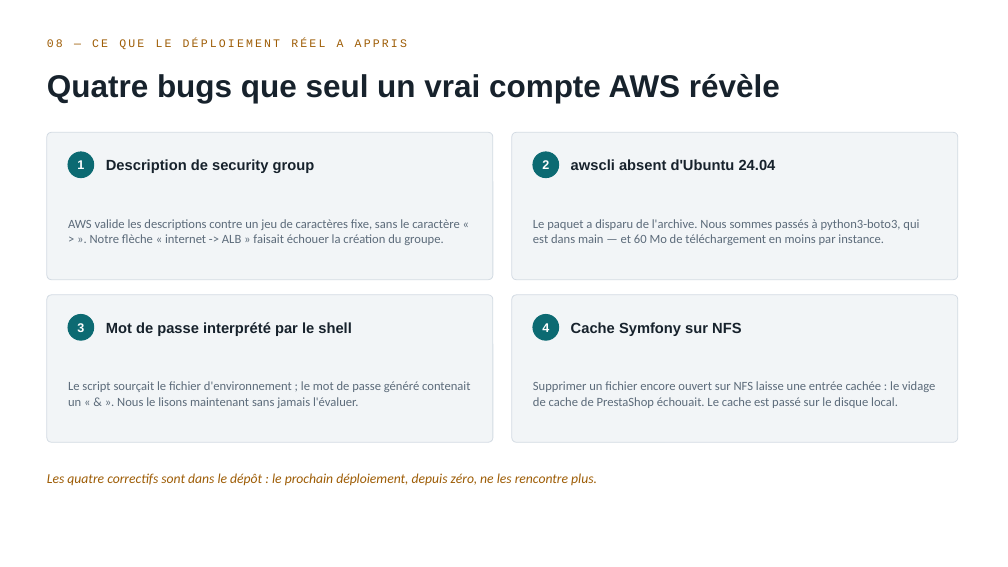
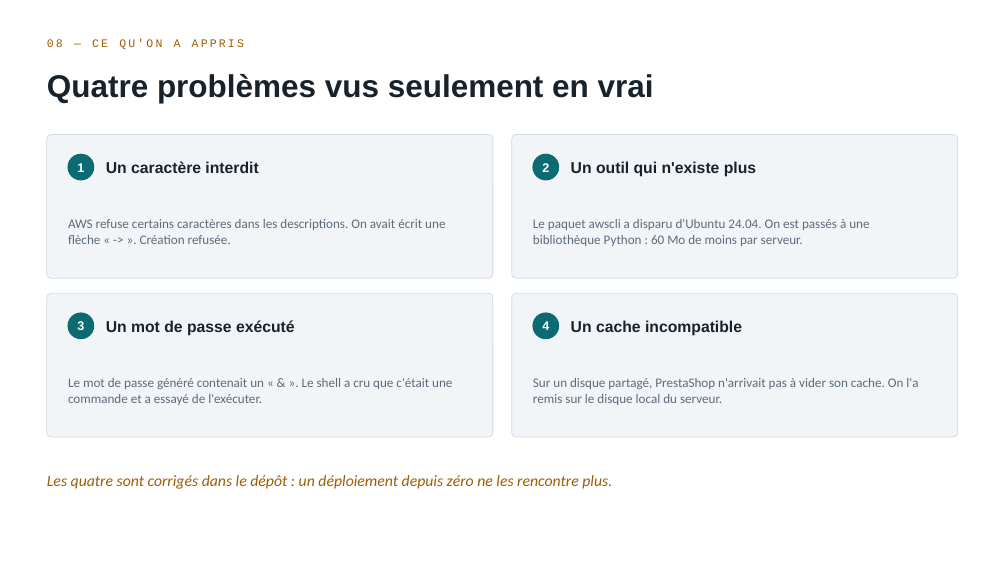
Before and after one commit to rayenebnt/5HASH, a slide deck: slide 9 of docs/soutenance-5hash.pptx. Drawn at 1008x567 pixels with LibreOffice and Linux fonts; fonts in the diff are those of the drawing. Boxes give left, top, right and bottom in pixels: in the first picture for what was removed or moved away, otherwise in the second. Text is boxed around its words. In the diff, an @@ line names an element or a change of style, - is before the commit and + after.

```diff
--- a/docs/soutenance-5hash.pptx
+++ b/docs/soutenance-5hash.pptx
@@ text at <box>47,39,244,49</box>: text changed @@
-08 — CE QUE LE DÉPLOIEMENT RÉEL A APPRIS
+08 — CE QU'ON A APPRIS
@@ text at <box>47,74,654,103</box>: text changed @@
-Quatre bugs que seul un vrai compte AWS révèle
+Quatre problèmes vus seulement en vrai
@@ text at <box>106,161,258,173</box>: text changed; size 14 to 15 pt @@
-Description de security group
+Un caractère interdit
@@ text at <box>571,161,756,177</box>: text changed; size 14 to 15 pt @@
-awscli absent d'Ubuntu 24.04
+Un outil qui n'existe plus
@@ text at <box>68,219,445,244</box>: text changed; size 12 to 12.5 pt @@
-AWS valide les descriptions contre un jeu de caractères fixe, sans le caractère « > ». Notre flèche « internet -> ALB » faisait échouer la création du groupe.
+AWS refuse certains caractères dans les descriptions. On avait écrit une flèche « -> ». Création refusée.
@@ text at <box>533,219,869,246</box>: text changed; size 12 to 12.5 pt @@
-Le paquet a disparu de l'archive. Nous sommes passés à python3-boto3, qui est dans main — et 60 Mo de téléchargement en moins par instance.
+Le paquet awscli a disparu d'Ubuntu 24.04. On est passés à une bibliothèque Python : 60 Mo de moins par serveur.
@@ rounded rectangle: place and size @@
-rounded rectangle at <box>47,295,493,442</box>
+rounded rectangle at <box>47,293,493,437</box>
@@ proportions changed in 4 elements at <box>47,135,493,278</box>, <box>512,135,958,278</box>, <box>47,293,493,437</box>, <box>512,293,958,437</box> @@
@@ rounded rectangle: place and size @@
-rounded rectangle at <box>512,295,958,442</box>
+rounded rectangle at <box>512,293,958,437</box>
@@ text at <box>106,320,295,336</box>: text changed; size 14 to 15 pt @@
-Mot de passe interprété par le shell
+Un mot de passe exécuté
@@ text at <box>571,320,742,336</box>: text changed; size 14 to 15 pt @@
-Cache Symfony sur NFS
+Un cache incompatible
@@ text at <box>68,378,452,405</box>: text changed; size 12 to 12.5 pt @@
-Le script sourçait le fichier d'environnement ; le mot de passe généré contenait un « & ». Nous le lisons maintenant sans jamais l'évaluer.
+Le mot de passe généré contenait un « & ». Le shell a cru que c'était une commande et a essayé de l'exécuter.
@@ text at <box>533,378,918,405</box>: text changed; size 12 to 12.5 pt @@
-Supprimer un fichier encore ouvert sur NFS laisse une entrée cachée : le vidage de cache de PrestaShop échouait. Le cache est passé sur le disque local.
+Sur un disque partagé, PrestaShop n'arrivait pas à vider son cache. On l'a remis sur le disque local du serveur.
@@ text at <box>47,475,612,489</box>: text changed; size 13 to 15 pt @@
-Les quatre correctifs sont dans le dépôt : le prochain déploiement, depuis zéro, ne les rencontre plus.
+Les quatre sont corrigés dans le dépôt : un déploiement depuis zéro ne les rencontre plus.
```
Also in this commit, not shown: 6 other slides changed, 5 slides added, 5 slides removed, 2 other files.
